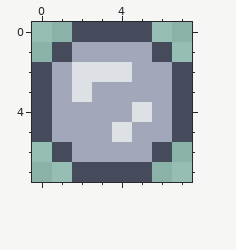
Two versions of one pixel-art file, Assets/Art/Sprites/Pebble.aseprite. The picture above is the old version.
8x8 pixels, 1 frame.
And afterwards:
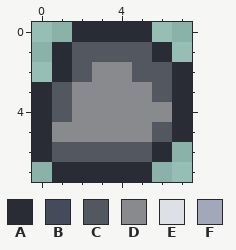
Palette (. is transparent): A #292b35  B #464b5c  C #535760  D #888a8e  E #dde1e6  F #a2a7ba
The edit:
Changed rows in their new state; - is an unchanged pixel.
first column x 0:
0 --AAAA--
1 -ACCCCA-
2 .ACDDCCA
3 ACDDDDCA
4 ACDDDDDA
5 ADDDDDCA
6 ACCCCCA-
7 -AAAAA--
